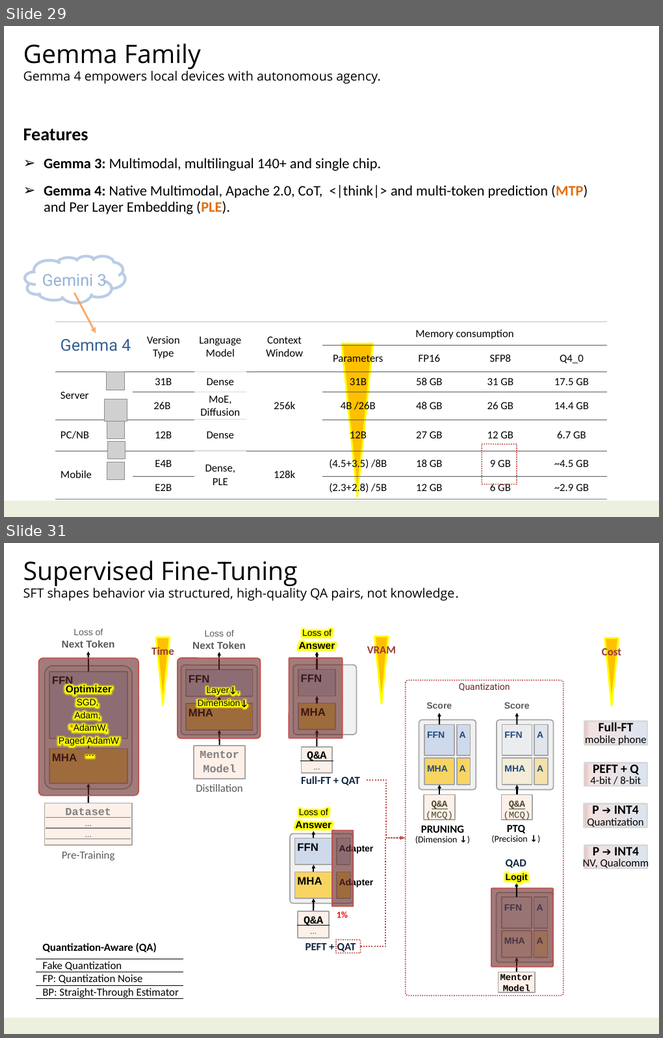
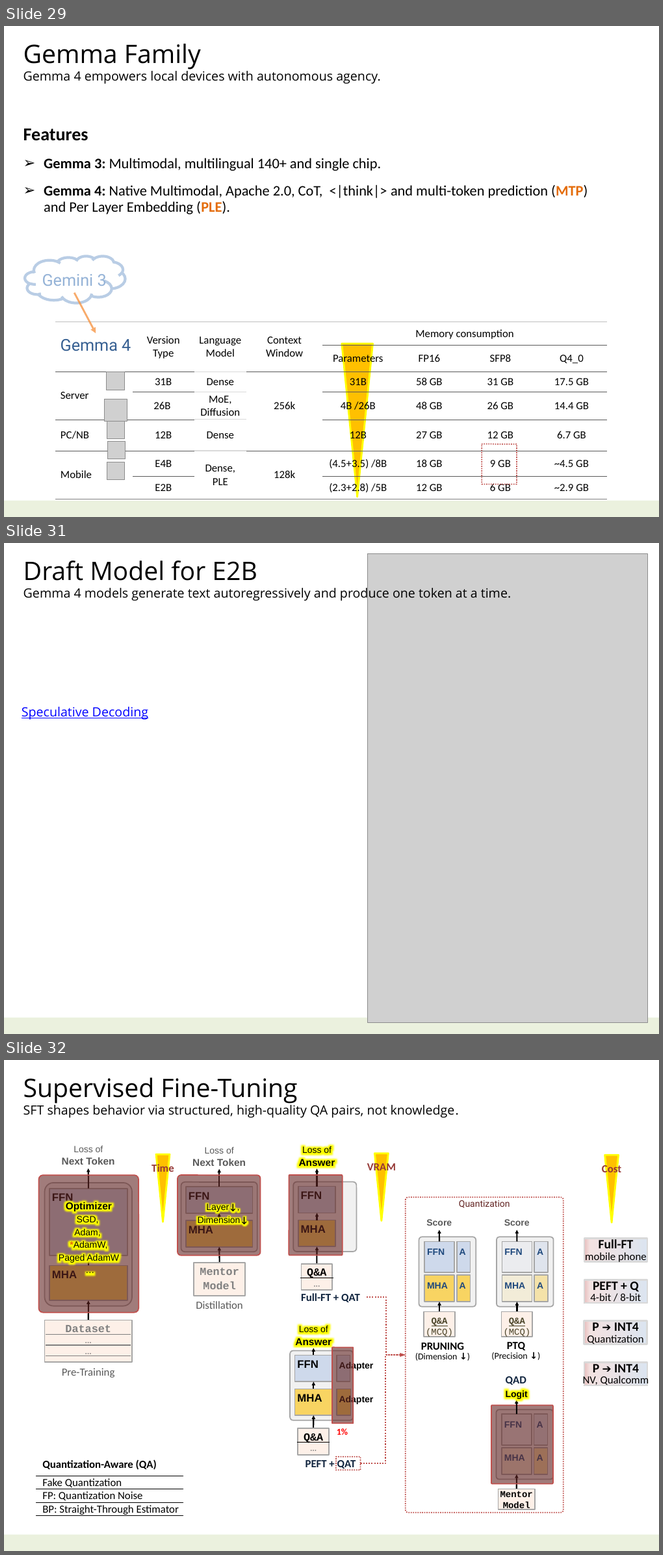
Before and after one commit to navibator/crazy-ai, a slide deck: ai-gemma.pptx. Shown one above the other, each under a label of ours: slides 29 and 31 before the commit, slides 29, 31 and 32 after it; the slides between them are not shown. The pictures are 663x1038 and 663x1555 pixels, drawn with LibreOffice and Linux fonts; fonts in the diff are those of the drawing; grey boxes stand for pictures. Boxes give left, top, right and bottom in pixels: in the first picture for what was removed or moved away, otherwise in the second. Text is boxed around its words. In the diff, an @@ line names an element or a change of style, - is before the commit and + after.

```diff
--- a/ai-gemma.pptx
+++ b/ai-gemma.pptx
@@ slide 31 added at (4,543,659,1034), background #FFFFFF; not listed: 1 template element that a slide beside it also shows @@
@@ text added at (24,561,511,602), 14 pt, text #000000 @@
+Draft Model for E2B
+Gemma 4 models generate text autoregressively and produce one token at a time.
@@ picture added at (367,554,648,1023) @@
@@ text added at (22,707,148,720), 14 pt, text #0000FF, underline @@
+Speculative Decoding
@@ what was slide 31 is now slide 32 @@
```
Also in this commit, not shown: 1 slide changed, 2 other files.
